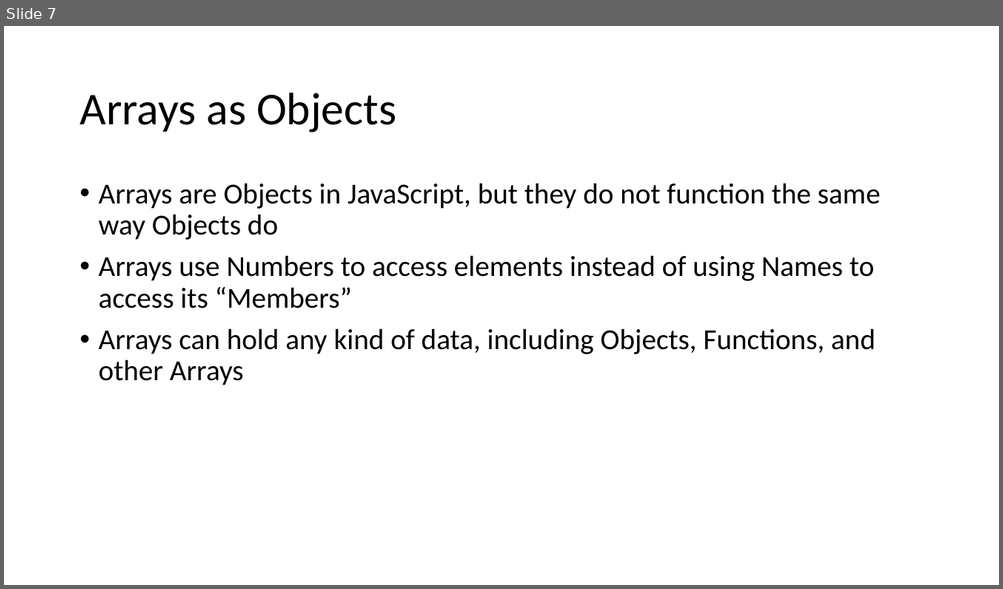
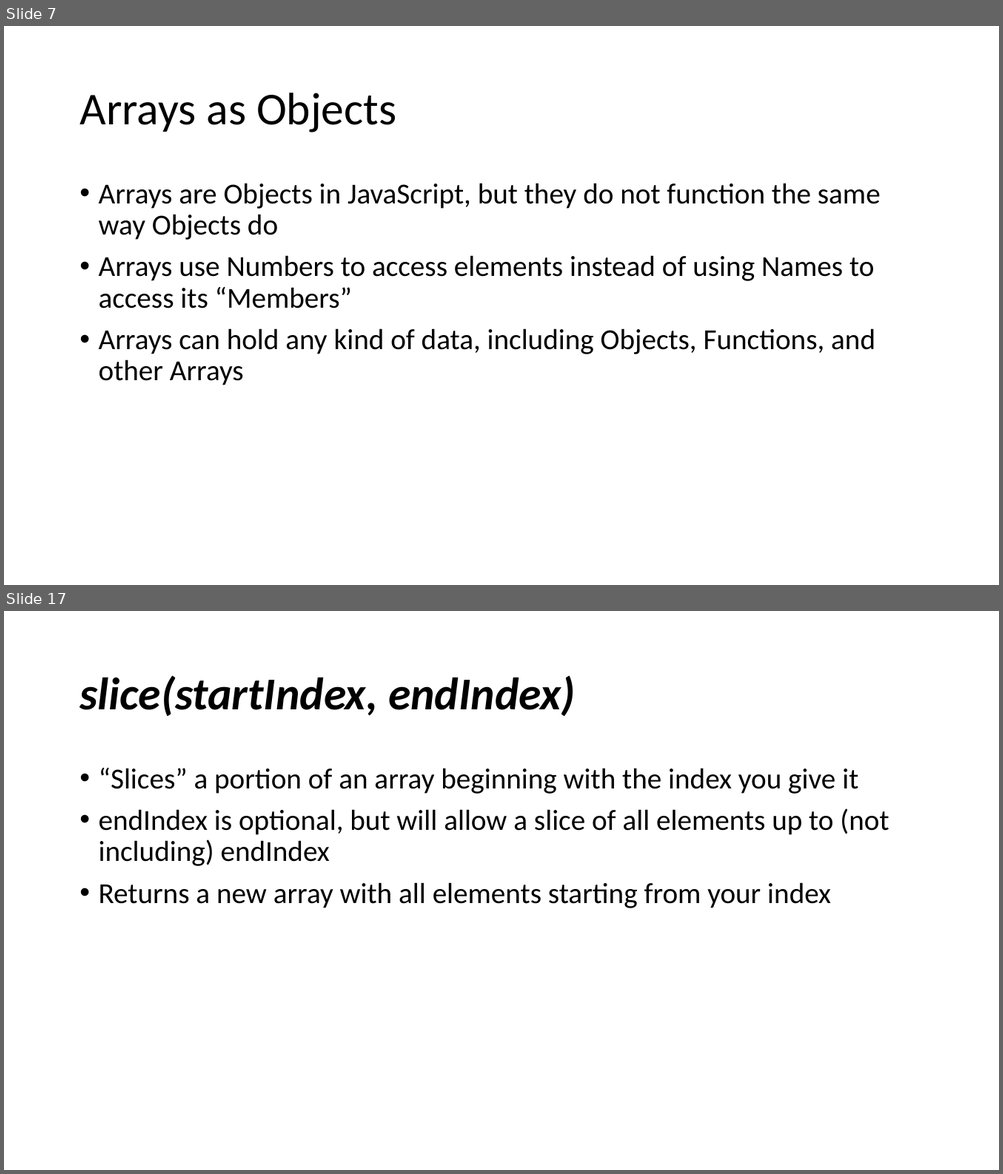
Before and after one commit to YWCANWIL-TechLab/Module4-DataTypes-Day1, a slide deck: Arrays.pptx. Shown one above the other, each under a label of ours: slide 7 before the commit, slides 7 and 17 after it; the slides between them are not shown. The pictures are 1003x589 and 1003x1174 pixels, drawn with LibreOffice and Linux fonts; fonts in the diff are those of the drawing. Boxes give left, top, right and bottom in pixels: in the first picture for what was removed or moved away, otherwise in the second. Text is boxed around its words. In the diff, an @@ line names an element or a change of style, - is before the commit and + after.

```diff
--- a/Arrays.pptx
+++ b/Arrays.pptx
@@ slide 17 added at bbox=[4, 611, 999, 1170], background #FFFFFF @@
@@ title added at bbox=[79, 675, 575, 716], 44 pt, text #000000, bold, italic @@
+slice(startIndex, endIndex)
@@ text added at bbox=[99, 768, 888, 908], 28 pt, text #000000 @@
+• “Slices” a portion of an array beginning with the index you give it
+• endIndex is optional, but will allow a slice of all elements up to (not including) endIndex
+• Returns a new array with all elements starting from your index
```
Also in this commit, not shown: 1 slide changed, 11 other slides added.
